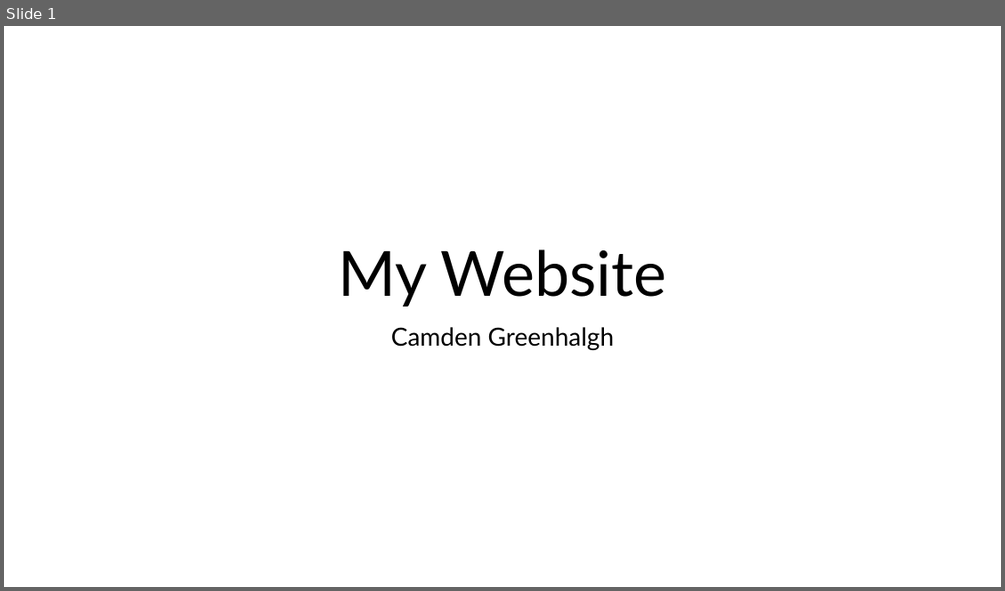
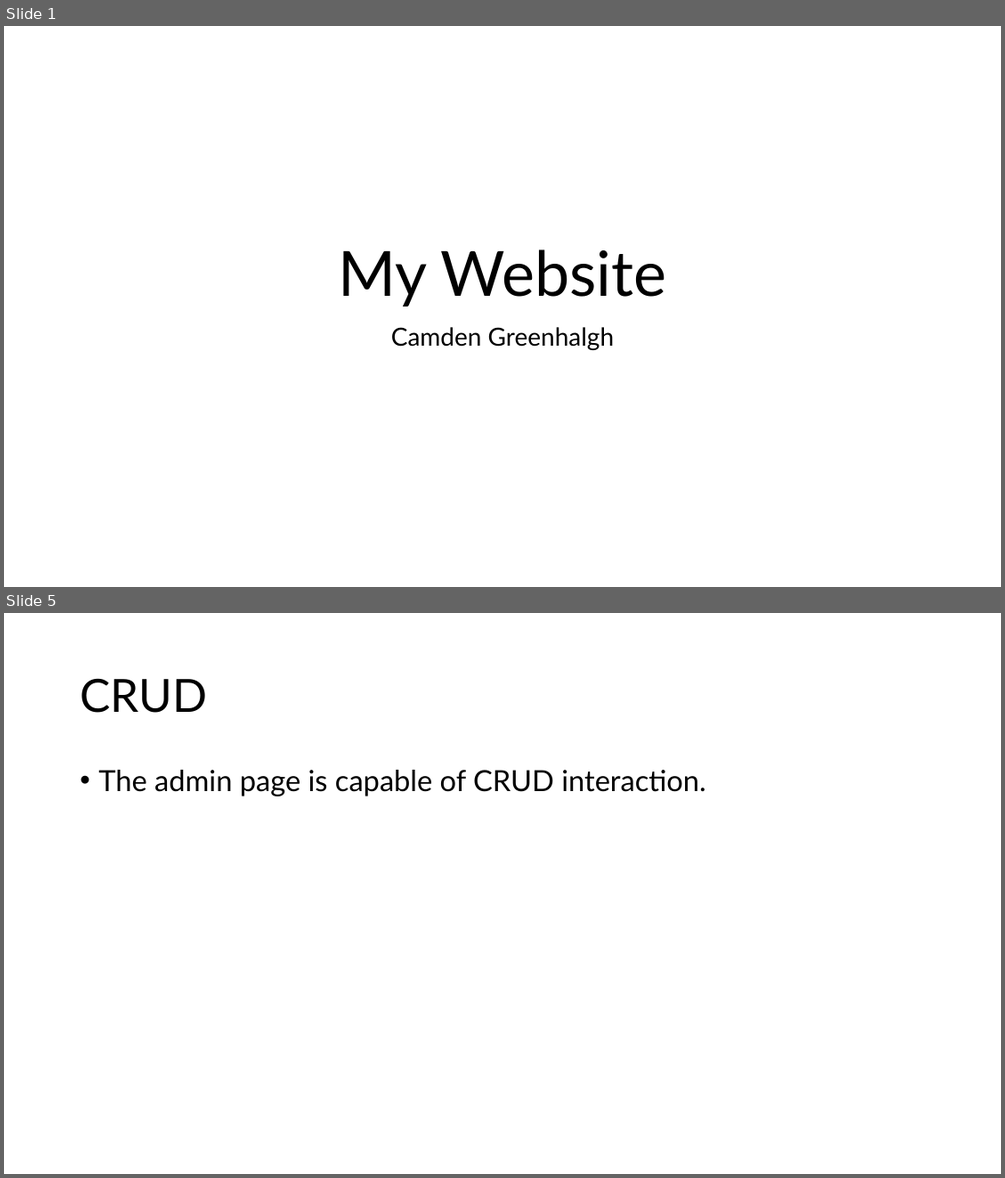
Before and after one commit to thehappycamden/thehappycamden.github.io, a slide deck: documentation/My Website.pptx. Shown one above the other, each under a label of ours: slide 1 before the commit, slides 1 and 5 after it; the slides between them are not shown. The pictures are 1005x591 and 1005x1178 pixels, drawn with LibreOffice and Linux fonts; fonts in the diff are those of the drawing. Boxes give left, top, right and bottom in pixels: in the first picture for what was removed or moved away, otherwise in the second. Text is boxed around its words. In the diff, an @@ line names an element or a change of style, - is before the commit and + after.

```diff
--- a/documentation/My Website.pptx
+++ b/documentation/My Website.pptx
@@ slide 5 added at <box>4,613,1001,1174</box>, background #FFFFFF @@
@@ title added at <box>80,678,207,713</box>, 44 pt, text #000000 @@
+CRUD
@@ text added at <box>98,770,706,796</box>, 28 pt, text #000000 @@
+• The admin page is capable of CRUD interaction.
```
Also in this commit, not shown: 1 slide changed, 3 other slides added, 1 slide removed, 12 other files.
